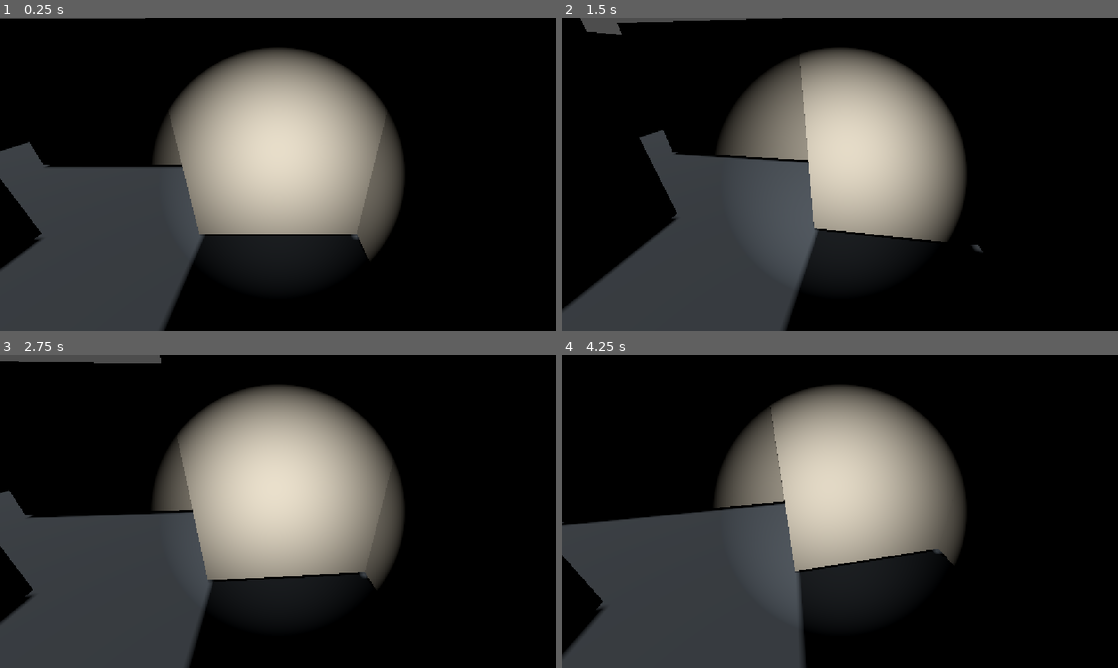
Above: before the commit, frames 1-4 (two rows, left to right).
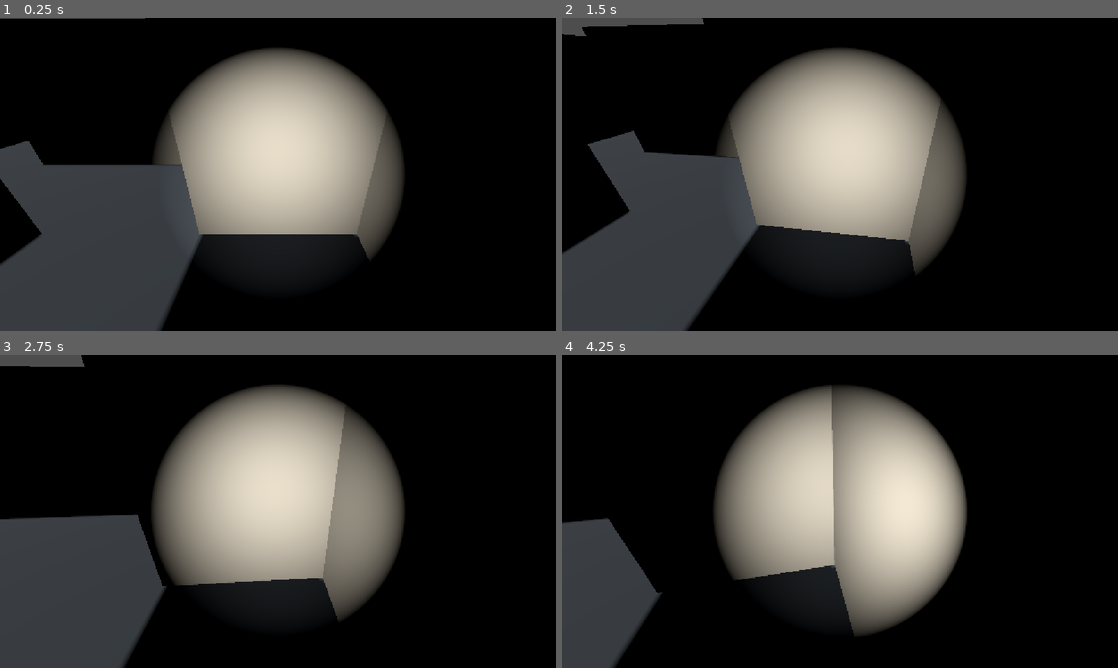
Above: after the commit, the same moments.

Repository: idtest1gg-arch/maze
Game: Godot game, scene res://Main.tscn
Two runs of this game, one before a commit and one after it. Both use one fixed random seed, a clock stepped at 60 frames per second and the inputs below.
Inputs (mouse positions are in pixels of both pictures, inside the frame that each line leads up to):
- Up to frame 1 (0.25 s): no input
- Up to frame 2 (1.5 s): tap Enter at 0.5 s; move the mouse to (867, 174) at 0.52 s; hold E 0.53-1.28 s; hold W from 0.53 s (still down); click (867, 174) at 0.67 s; move the mouse to (812, 174) at 1.27 s; tap Q at 1.35 s
- Up to frame 3 (2.75 s): keep holding W; move the mouse to (289, 505) at 2.02 s; hold Shift from 2.03 s (still down)
- Up to frame 4 (4.25 s): keep holding W; move the mouse to (834, 517) at 2.77 s; release Shift at 2.78 s; tap E at 2.85 s; click (834, 517) at 2.92 s; move the mouse to (878, 514) at 3.52 s; hold Q from 3.53 s (still down)

The runs differ from the first frame. In frame 1, 0.6% of the frame differs, in the area x 0-66%, y 39-100%; in frame 2, 18%; in frame 3, 9.8%; in frame 4, 30%, in the area x 0-73%, y 10-100%.

Commit message:
Fix wall grounding, invert movement direction, and add smooth camera bobbing while moving.

Diff:
--- a/maze/MazeGenerator.gd
+++ b/maze/MazeGenerator.gd
@@ -76,14 +76,14 @@
     var floor_box := BoxShape3D.new()
     floor_box.size = Vector3(maze_width * cell_size, 0.2, maze_height * cell_size)
     floor_shape.shape = floor_box
-    floor_shape.position = Vector3(0.0, -0.15, 0.0)
+    floor_shape.position = Vector3(0.0, -0.1, 0.0)
     floor_body.add_child(floor_shape)
 
     var floor_mesh := MeshInstance3D.new()
     var floor_box_mesh := BoxMesh.new()
     floor_box_mesh.size = Vector3(maze_width * cell_size, 0.2, maze_height * cell_size)
     floor_mesh.mesh = floor_box_mesh
-    floor_mesh.position = Vector3(0.0, -0.15, 0.0)
+    floor_mesh.position = Vector3(0.0, -0.1, 0.0)
 
     var material := StandardMaterial3D.new()
     material.albedo_color = floor_color
@@ -112,6 +112,7 @@
     var wall_shape := BoxShape3D.new()
     wall_shape.size = Vector3(cell_size, wall_height, cell_size)
     collision.shape = wall_shape
+    collision.position = Vector3(0.0, 0.0, 0.0)
     wall_body.add_child(collision)
 
     var wall_mesh := MeshInstance3D.new()
--- a/maze/Player.gd
+++ b/maze/Player.gd
@@ -7,14 +7,21 @@
 @export var min_pitch: float = -1.3
 @export var max_pitch: float = 1.3
 
+@export var bob_frequency: float = 10.0
+@export var bob_amplitude: float = 0.04
+@export var bob_vertical: float = 0.06
+
 var pitch: float = -0.5
 var yaw: float = 0.0
+var bob_time: float = 0.0
+var camera_base_position: Vector3
 
 @onready var camera: Camera3D = $Camera3D
 @onready var flashlight: SpotLight3D = $Camera3D/SpotLight3D
 
 func _ready() -> void:
     _build_collision_shape()
+    camera_base_position = camera.position
     Input.set_mouse_mode(Input.MOUSE_MODE_CAPTURED)
     update_look()
 
@@ -42,9 +49,9 @@
 func _physics_process(delta: float) -> void:
     var input_dir := Vector2.ZERO
     if Input.is_key_pressed(KEY_W):
+        input_dir.y += 1
+    if Input.is_key_pressed(KEY_S):
         input_dir.y -= 1
-    if Input.is_key_pressed(KEY_S):
-        input_dir.y += 1
     if Input.is_key_pressed(KEY_A):
         input_dir.x -= 1
     if Input.is_key_pressed(KEY_D):
@@ -53,8 +60,9 @@
     if input_dir.length_squared() > 0.0:
         input_dir = input_dir.normalized()
 
-    var forward: Vector3 = -global_transform.basis.z
-    var right: Vector3 = global_transform.basis.x
+    var camera_basis := camera.global_transform.basis
+    var forward: Vector3 = -camera_basis.z
+    var right: Vector3 = camera_basis.x
     var move_dir: Vector3 = (forward * input_dir.y + right * input_dir.x)
     move_dir.y = 0.0
 
@@ -69,6 +77,18 @@
     velocity.y = 0.0
     move_and_slide()
 
+    var move_speed := Vector2(velocity.x, velocity.z).length()
+    if move_speed > 0.1:
+        bob_time += delta * bob_frequency * (move_speed / speed)
+    else:
+        bob_time = lerp(bob_time, 0.0, delta * 10.0)
+
+    var bob_offset := Vector3.ZERO
+    if move_speed > 0.1:
+        bob_offset.x = sin(bob_time) * bob_amplitude
+        bob_offset.y = abs(sin(bob_time * 0.5)) * bob_vertical
+    camera.position = camera_base_position + bob_offset
+
 func update_look() -> void:
     rotation.y = yaw
     camera.rotation.x = pitch
